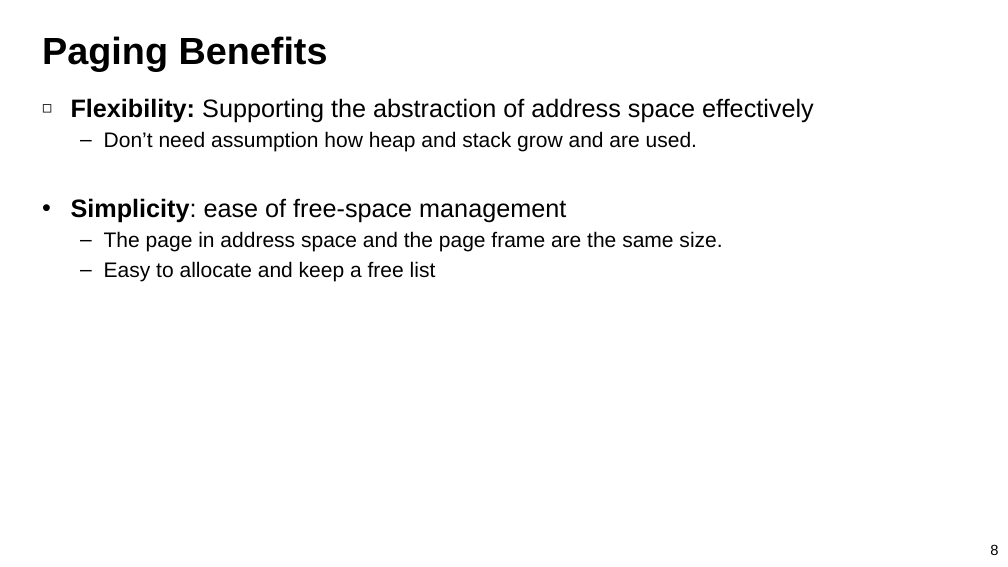
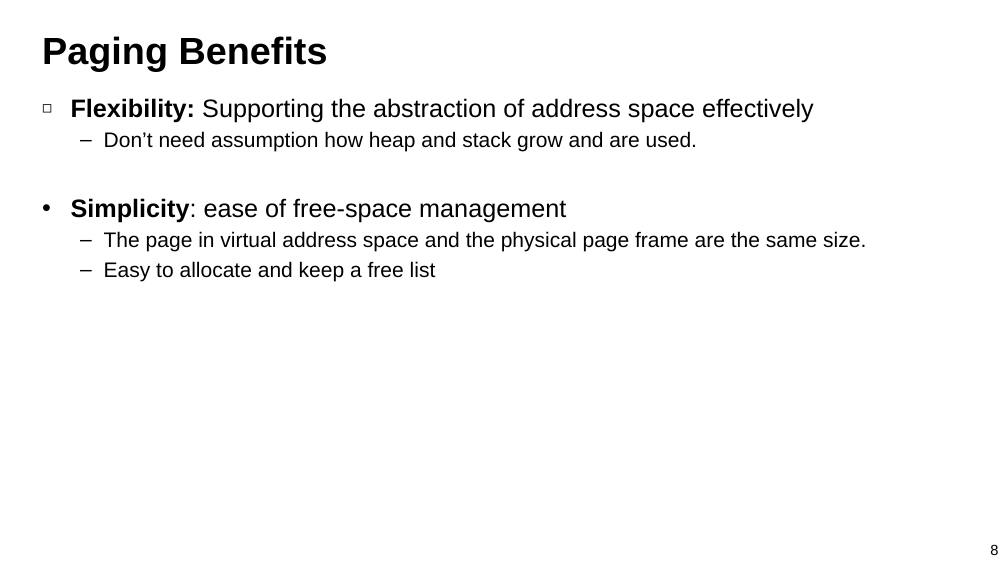
Before and after one commit to guhofstra/CSC256Fa25, a slide deck: slide 8 of PPTs/L7-Virtual Memory.pptx. Drawn at 1008x567 pixels with LibreOffice and Linux fonts; fonts in the diff are those of the drawing. Boxes give left, top, right and bottom in pixels: in the first picture for what was removed or moved away, otherwise in the second. Text is boxed around its words. In the diff, an @@ line names an element or a change of style, - is before the commit and + after.

```diff
--- a/PPTs/L7-Virtual Memory.pptx
+++ b/PPTs/L7-Virtual Memory.pptx
@@ text at [104,231,866,252]: text changed @@
-  – The page in address space and the page frame are the same size.
+  – The page in virtual address space and the physical page frame are the same size.
```
Also in this commit, not shown: 27 other slides changed, 6 slides added, 3 slides removed, 35 other files.
